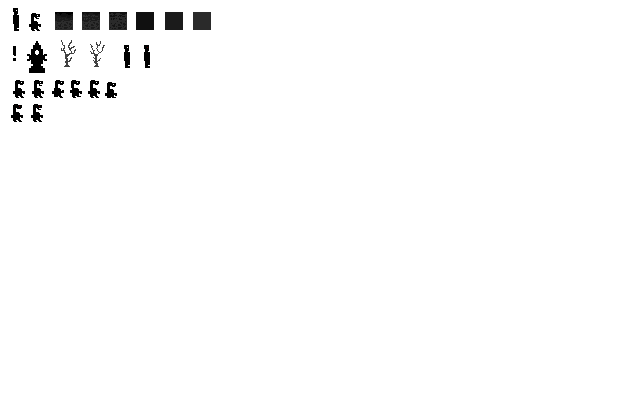
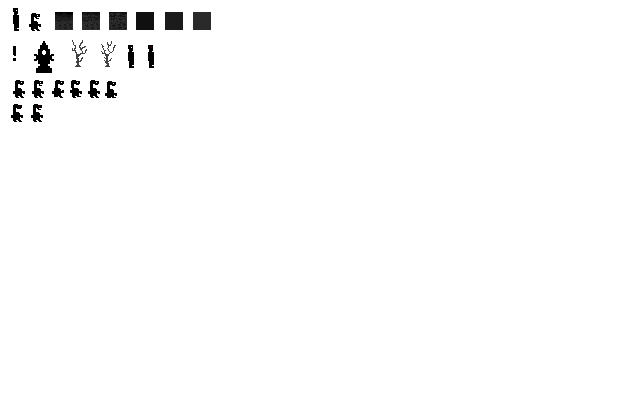
The second 640×400 image is a revision of the first. Changes to its layers:
painted on "Layer" over 27, 40, 154, 87
